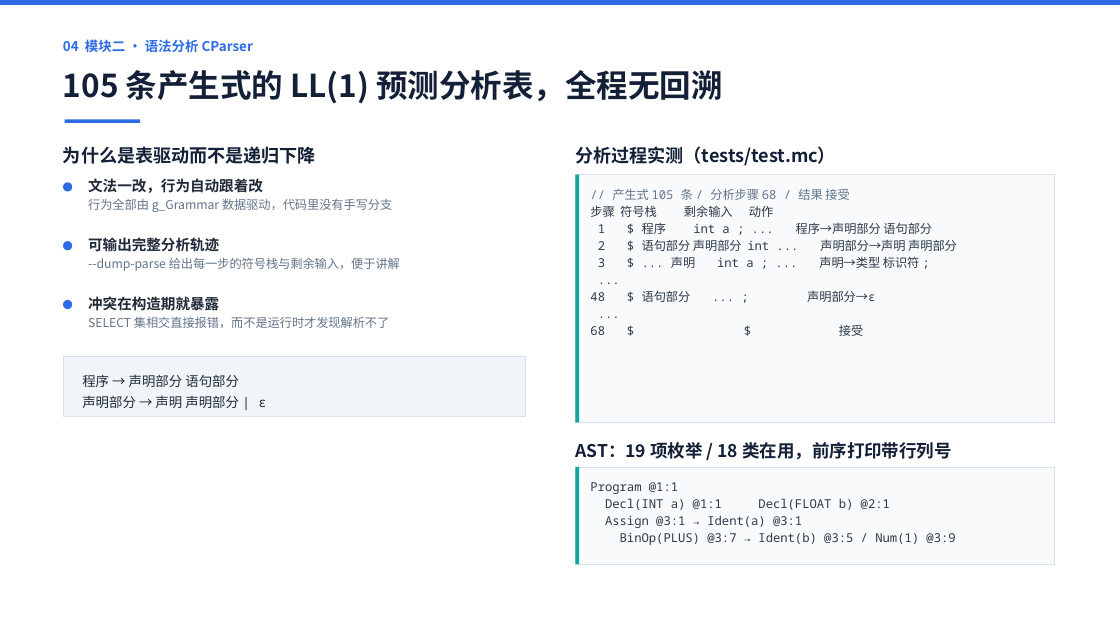
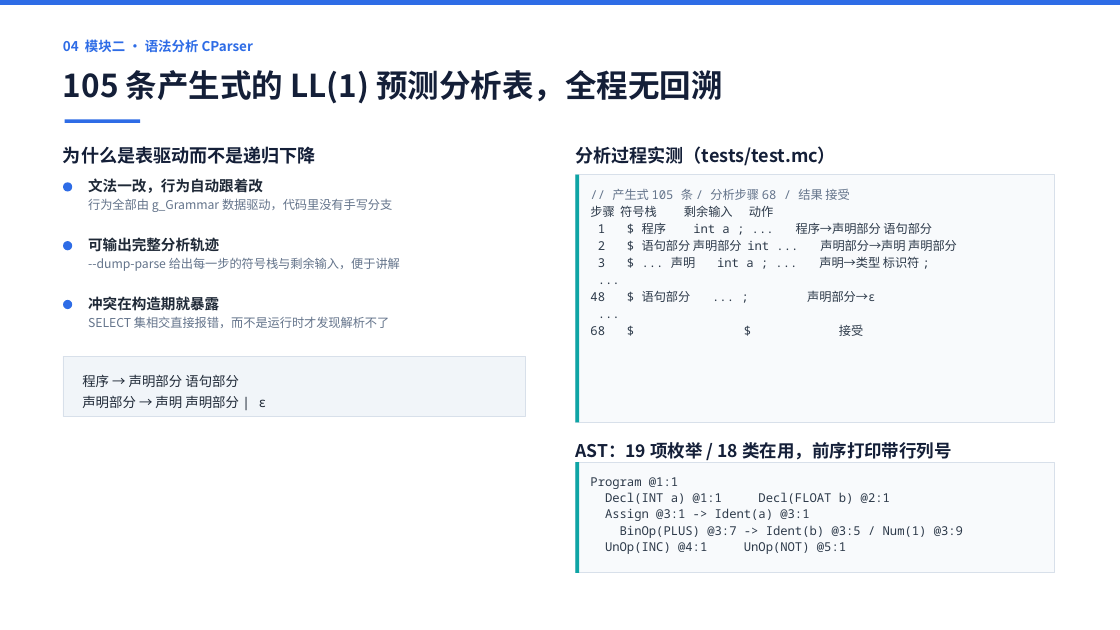
Before and after one commit to 9527-qincheng/MiniCCompiler, a slide deck: slide 5 of docs/MiniC编译器_答辩演示.pptx. Drawn at 1120x630 pixels with LibreOffice and Linux fonts; fonts in the diff are those of the drawing. Boxes give left, top, right and bottom in pixels: in the first picture for what was removed or moved away, otherwise in the second. Text is boxed around its words. In the diff, an @@ line names an element or a change of style, - is before the commit and + after.

```diff
--- a/docs/MiniC编译器_答辩演示.pptx
+++ b/docs/MiniC编译器_答辩演示.pptx
@@ rectangle: place and size @@
-rectangle at <box>576,467,1054,565</box>
+rectangle at <box>576,462,1054,573</box>
@@ rectangle: place and size @@
-rectangle at <box>576,467,579,565</box>
+rectangle at <box>576,462,579,573</box>
@@ text at <box>590,477,890,504</box>: line spacing 1.16 to 1.12 @@
@@ text at <box>605,508,963,554</box>: text changed @@
-Assign @3:1 → Ident(a) @3:1
-BinOp(PLUS) @3:7 → Ident(b) @3:5 / Num(1) @3:9
+Assign @3:1 -> Ident(a) @3:1
+BinOp(PLUS) @3:7 -> Ident(b) @3:5 / Num(1) @3:9
+UnOp(INC) @4:1 UnOp(NOT) @5:1
```
Also in this commit, not shown: 4 other slides changed.
